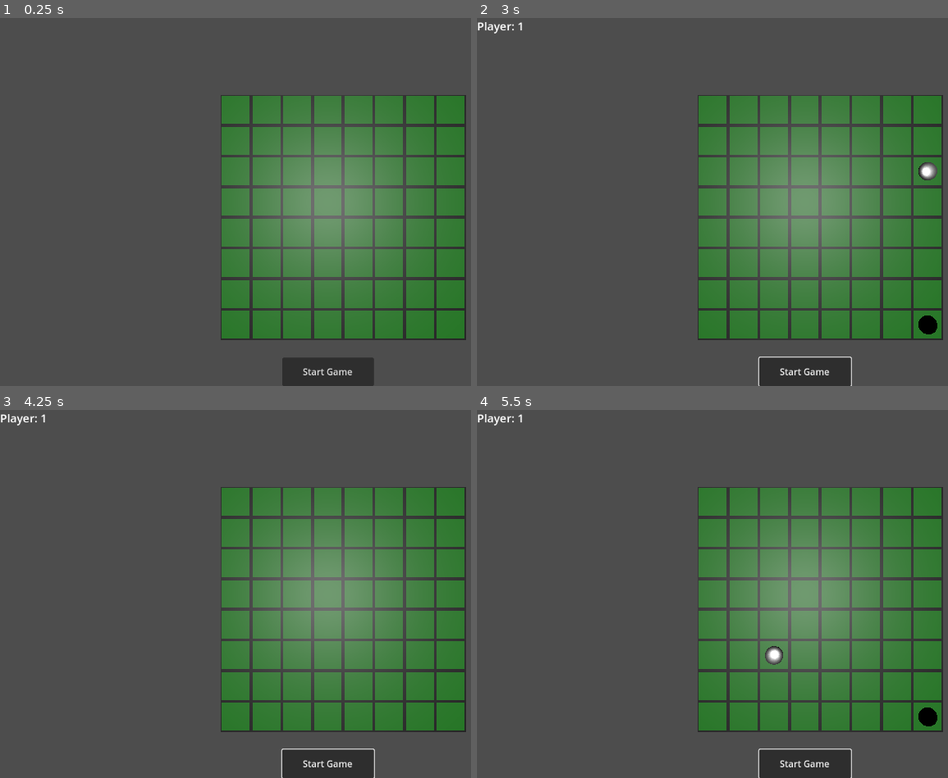
Above: before the commit, frames 1-4 (two rows, left to right).
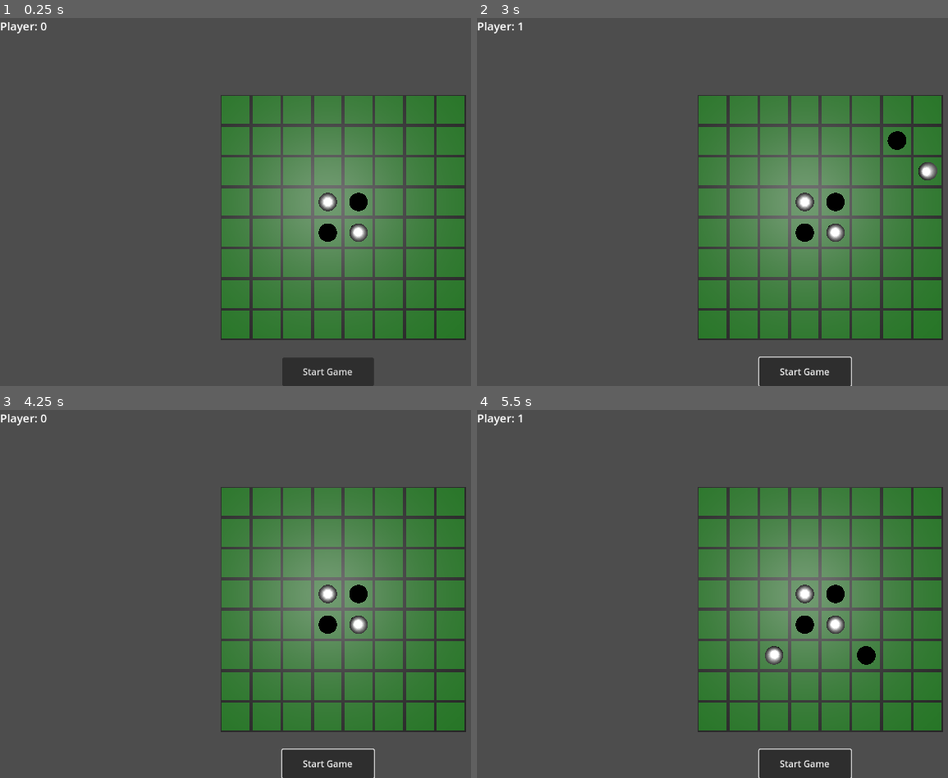
Above: after the commit, the same moments.

Repository: mmaracic/godot-reversi
Game: Godot game, scene res://main.tscn
Same seed, same stepped clock (60 frames per second), same inputs: the game is played once before the commit and once after it.
Inputs (mouse positions are in pixels of both pictures, inside the frame that each line leads up to):
- Up to frame 1 (0.25 s): no input
- Up to frame 2 (3 s): click "Start Game" at 0.5 s; click "Start Game" at 1.25 s; click "Start Game" at 2 s; tap Enter at 2.75 s; move the mouse to (outside the picture) at 2.77 s; click (outside the picture) at 2.92 s
- Up to frame 3 (4.25 s): tap Space at 3.5 s; move the mouse to (197, 612) at 3.52 s; click (197, 612) at 3.67 s
- Up to frame 4 (5.5 s): tap Enter at 4.25 s; move the mouse to (872, 513) at 4.27 s; click (872, 513) at 4.42 s; tap Space at 5 s; move the mouse to (773, 667) at 5.02 s; click (773, 667) at 5.17 s

The runs differ from the first frame. In frame 1, 0.7% of the frame differs, in the area x 0-79%, y 1-61%; in frame 2, 0.9%, in the area x 67-98%, y 30-86%; in frame 3, 0.6%; in frame 4, 0.9%.

Commit message:
Set initial state, agents work on valid positions

Diff:
--- a/automated_player.gd
+++ b/automated_player.gd
@@ -2,6 +2,7 @@
 extends Object
 
 var Util = preload("util.gd")
+var dummyPosition = Util.ReturnPosition.create(0,0, false)
 
 var gridData: Dictionary = {}
 
@@ -14,15 +15,10 @@
 		#print(item)
 		gridData[item.position.getIndex(gridSize)] = item.puck
 
-func selectNextPosition(gridSize:int) -> Util.ReturnPosition:
-	var element = Util.ReturnPosition.new()
-	element.position = Util.Position.new()
-	for row in range(0, gridSize):
-		for column in range(0, gridSize):
-			element.valid = true
-			element.position.row = row
-			element.position.column = column
-			if (!gridData.has(element.position.getIndex(gridSize))):
-				return element
-	element.valid = false
-	return element
+func selectNextPosition(validPositions:Dictionary, gridSize:int) -> Util.ReturnPosition:
+	if (validPositions.size()):
+		var validPositionIndex:int = randi() % validPositions.size()
+		var positionIndex:int = validPositions.keys()[validPositionIndex]
+		return Util.ReturnPosition.fromPosition(validPositions[positionIndex], true)
+	else:
+		return dummyPosition
--- a/grid.gd
+++ b/grid.gd
@@ -11,14 +11,15 @@
 
 signal move_done
 
-var elementDictionary = {}
+var elementDictionary:Dictionary = {}
+var moveOptionsDictionary:Dictionary = {}
 
 # Called when the node enters the scene tree for the first time.
 func _ready() -> void:
 	for x in range(0, size):
 		for z in range(0, size):
 			var element:GridElement = gridElement.instantiate()
-			element.setPosition(Vector3(x, 0, z))
+			element.set3DPosition(Vector3(x, 0, z))
 			element.clicked.connect(setCurrentPuckToElement.bind(element))
 			add_child(element)
 			elementDictionary[_calculateIndex(z,x)] = element
@@ -32,25 +33,34 @@
 	if (!players.is_empty()):
 		self.players = players
 		playerIndex = 0
-	var children = get_children()
+	var children = elementDictionary.values()
 	for i in range(0, children.size()):
 		var child:GridElement = children[i]
 		child._setPuck(Util.Puck.None)
+	_setPuckToElementIfEmpty(elementDictionary[Util.Position.create(3,3).getIndex(size)], Util.Puck.White)
+	_setPuckToElementIfEmpty(elementDictionary[Util.Position.create(4,4).getIndex(size)], Util.Puck.White)
+	_setPuckToElementIfEmpty(elementDictionary[Util.Position.create(4,3).getIndex(size)], Util.Puck.Black)
+	_setPuckToElementIfEmpty(elementDictionary[Util.Position.create(3,4).getIndex(size)], Util.Puck.Black)
 
 func getGridState() -> Array[Util.GridData]:
 	var state:Array[Util.GridData] = []
-	var children = get_children()
+	var children = elementDictionary.values()
 	for i in range(0, children.size()):
 		var child:GridElement = children[i]
 		if (child.getPuck() != Util.Puck.None):
-			var childPosition:Vector3 = child.getPosition()
 			var data = Util.GridData.new()
-			data.position = Util.Position.new()
-			data.position.row = roundi(childPosition.z)
-			data.position.column = roundi(childPosition.x)
+			data.position = child.getPosition()
 			data.puck = child.getPuck()
 			state.append(data)
 	return state
+
+
+func cloneMoveOptionsDictionary() -> Dictionary:
+	var newDictionary:Dictionary = {}
+	for key in moveOptionsDictionary.keys():
+		var position:Util.Position = moveOptionsDictionary[key]
+		newDictionary[key] = position.clone()
+	return newDictionary
 
 func _calculateIndex(row: int, column: int) -> int:
 	return row*size+column
@@ -71,20 +81,57 @@
 	else:
 		return false
 
+#Common method to set puck for automated and manual players
 func _setPuckToElementIfTurnAndEmpty(element: GridElement, side: Util.PlayerSide, type: Util.PlayerType) -> bool:
 	if (!players.is_empty()):
 		var puckType:Util.Puck = Util.Puck.White if (side == Util.PlayerSide.White) else Util.Puck.Black
 		var player:Util.Player = players[playerIndex]
-		var result: bool = element.setPuckIfEmpty(puckType) if (player.side == side and player.type == type) else false
-		var nextSide = _nextPlayer()
-		move_done.emit(nextSide, getGridState())
-		return result
+		var playerCorrect:bool = player.side == side and player.type == type
+		if (playerCorrect):
+			var positionSet: bool = _setPuckToElementIfEmpty(element, puckType)
+			print("Player ", side, " of type ", type, " setting position: ", element.getPosition(), " on thread ", OS.get_thread_caller_id(), " success: ", positionSet)
+			#print("Open positions: ", moveOptionsDictionary)
+			if (positionSet):
+				switchPlayer()
+			return positionSet
+		else:
+			print("Player with side: ", side, " and type: ", type, " does not correspond to requested player: ", player)
+			return false
 	else:
 		return false
 
+#Common method to set puck for automated and manual players without the checks
+func _setPuckToElementIfEmpty(element: GridElement, puckType:Util.Puck) -> bool:
+	var result = element.setPuckIfEmpty(puckType)
+	if (result):
+			_unregistePositionAsMoveOption(element)
+			_registerValidNeighboursAsMoveOptions(element)
+	return result
+
+#Check 8-neighbourhood and register empty neighbours as options for next move
+func _registerValidNeighboursAsMoveOptions(element: GridElement) -> void:
+	var neighbours:Array[Util.Position] = element.getPosition().generate8NeighbourPositions()
+	for neighbour:Util.Position in neighbours:
+		_registerPositionAsMoveOption(neighbour)
+
+func _registerPositionAsMoveOption(position: Util.Position) -> void:
+	if (position.isValid(size)):
+		var index:int = position.getIndex(size)
+		var element: GridElement = elementDictionary[index]
+		if (element.isEmpty()):
+			moveOptionsDictionary[index] = position
+
+func _unregistePositionAsMoveOption(element: GridElement) -> void:
+	var position: Util.Position = element.getPosition()
+	if (position.isValid(size)):
+		var index:int = position.getIndex(size)
+		moveOptionsDictionary.erase(index)
+
+func switchPlayer():
+	var nextSide = _nextPlayer()
+	move_done.emit(nextSide, getGridState())
+
 
 func _nextPlayer() -> Util.PlayerSide:
-	playerIndex+=1
-	if (playerIndex >= players.size()):
-		playerIndex = 0
+	playerIndex=(playerIndex+1)%players.size()
 	return players[playerIndex].side
--- a/grid_element.gd
+++ b/grid_element.gd
@@ -16,13 +16,18 @@
 func _process(delta: float) -> void:
 	pass
 
-func setPosition(newPosition: Vector3) -> void:
+func set3DPosition(newPosition: Vector3) -> void:
 	var marker:Marker3D = get_node("ElementMarker")
 	marker.position = newPosition
 
-func getPosition() -> Vector3:
+func get3DPosition() -> Vector3:
 	var marker:Marker3D = get_node("ElementMarker")
 	return Vector3(marker.position)
+
+
+func getPosition() -> Util.Position:
+	var vectorPosition:Vector3 = get3DPosition()
+	return Util.Position.create(roundi(vectorPosition.z), roundi(vectorPosition.x))
 
 
 func _setPuck(type: Util.Puck) -> void:
@@ -50,11 +55,14 @@
 		return Util.Puck.None
 
 func setPuckIfEmpty(puck: Util.Puck) -> bool:
-	if (getPuck() == Util.Puck.None):
+	if (isEmpty()):
 		_setPuck(puck)
 		return true
 	else:
 		return false
+
+func isEmpty() -> bool:
+	return getPuck() == Util.Puck.None
 
 
 func _unhandled_input(event: InputEvent) -> void:
--- a/main.gd
+++ b/main.gd
@@ -10,12 +10,8 @@
 
 # Called when the node enters the scene tree for the first time.
 func _ready() -> void:
-	var playerWhite:Util.Player = Util.Player.new()
-	playerWhite.side = Util.PlayerSide.White
-	playerWhite.type = Util.PlayerType.Human
-	var playerBlack:Util.Player = Util.Player.new()
-	playerBlack.side = Util.PlayerSide.Black
-	playerBlack.type = Util.PlayerType.Automated
+	var playerWhite:Util.Player = Util.Player.create(Util.PlayerSide.White, Util.PlayerType.Human)
+	var playerBlack:Util.Player = Util.Player.create(Util.PlayerSide.Black, Util.PlayerType.Automated)
 	players = [playerWhite, playerBlack]
 
 	for player in players:
@@ -30,6 +26,8 @@
 func reset() -> void:
 	var grid: Grid = get_node("Grid")
 	grid.reset(players)
+	var ui:UI = get_node("UI")
+	ui.reset()
 
 
 func _on_grid_move_done(nextSide:Util.PlayerSide, gridState:Array[Util.GridData]) -> void:
@@ -37,10 +35,12 @@
 	if (automatons.has(nextSide)):
 		var player:AutomatedPlayer = automatons[nextSide]
 		player.updateGrid(grid.size, gridState)
-		var position:Util.ReturnPosition = player.selectNextPosition(grid.size)
-		print("Automated player selected position: ", position)
-		if (position.valid):
+		var position:Util.ReturnPosition = player.selectNextPosition(grid.cloneMoveOptionsDictionary(), grid.size)
+		if (position.valid and grid.moveOptionsDictionary.has(position.position.getIndex(grid.size))):
 			grid.setElement(position.position.row, position.position.column, nextSide)
+		else:
+			print("Automated player has no positions to play")
+			grid.switchPlayer()
 
 
 
--- a/ui.gd
+++ b/ui.gd
@@ -1,3 +1,4 @@
+class_name UI
 extends Control
 
 var Util = preload("util.gd")
@@ -6,18 +7,25 @@
 
 # Called when the node enters the scene tree for the first time.
 func _ready() -> void:
-	pass # Replace with function body.
+	reset()
 
 
 # Called every frame. 'delta' is the elapsed time since the previous frame.
 func _process(delta: float) -> void:
 	pass
 
+func reset() -> void:
+	_setPlayer(Util.PlayerSide.White)
+
+func _setPlayer(side:Util.PlayerSide) -> void:
+	var player:Label = get_node("Player")
+	player.text = "Player: " + str(side)
+
+
 
 func _on_grid_move_done(nextSide:Util.PlayerSide, gridState:Array[Util.GridData]) -> void:
-	var player:Label = get_node("Player")
-	player.text = "Player: " + str(nextSide)
-
+	_setPlayer(nextSide)
+	print("UI next side", str(nextSide))
 
 func _on_start_button_down() -> void:
 	start_game.emit()
--- a/util.gd
+++ b/util.gd
@@ -8,6 +8,15 @@
 	var side: PlayerSide
 	var type: PlayerType
 
+	func _to_string() -> String:
+		return "Player side: " + str(side) + " type: " + str(type)
+
+	static func create(side: PlayerSide, type: PlayerType) -> Player:
+		var player:Player = Player.new()
+		player.side = side
+		player.type = type
+		return player
+
 enum Puck {White, Black, None}
 
 class Position:
@@ -17,8 +26,43 @@
 	func getIndex(gridSize:int) -> int:
 		return  row*gridSize+column
 
+	func isValid(gridSize:int) -> bool:
+		if (row >=0 and row<gridSize && column >=0 and column<gridSize):
+			return true
+		else:
+			return false
+
+	func clone() -> Position:
+		return Position.create(self.row, self.column)
+
 	func _to_string() -> String:
 		return "Position Row: " + str(row) + " Column: " + str(column)
+
+	func generate8NeighbourPositions() -> Array[Util.Position]:
+		return [
+			self.getNeighbourPosition(1, 1),
+			self.getNeighbourPosition(1, -1),
+			self.getNeighbourPosition(0, 1),
+			self.getNeighbourPosition(0, -1),
+			self.getNeighbourPosition(1, 0),
+			self.getNeighbourPosition(-1, 1),
+			self.getNeighbourPosition(-1, 0),
+			self.getNeighbourPosition(-1, -1)
+		]
+
+	func getNeighbourPosition(rowChange:int, columnChange: int) -> Util.Position:
+		var position = Util.Position.new()
+		position.row = self.row + rowChange
+		position.column = self.column + columnChange
+		return position
+
+	static func create(row:int, column:int) -> Position:
+		var position = Util.Position.new()
+		position.row = row
+		position.column = column
+		return position
+
+
 
 class GridData:
 	var position:Position
@@ -34,3 +78,15 @@
 
 	func _to_string() -> String:
 		return position._to_string() + " Valid: " + str(valid)
+
+	static func create(row:int, column:int, valid:bool) -> ReturnPosition:
+		var returnPosition = ReturnPosition.new()
+		returnPosition.position = Position.create(row, column)
+		returnPosition.valid = valid
+		return returnPosition
+
+	static func fromPosition(position:Position, valid:bool) -> ReturnPosition:
+		var returnPosition = ReturnPosition.new()
+		returnPosition.position = position
+		returnPosition.valid = valid
+		return returnPosition
Not shown: 1 places in grid_element.tscn that only renumber resources
